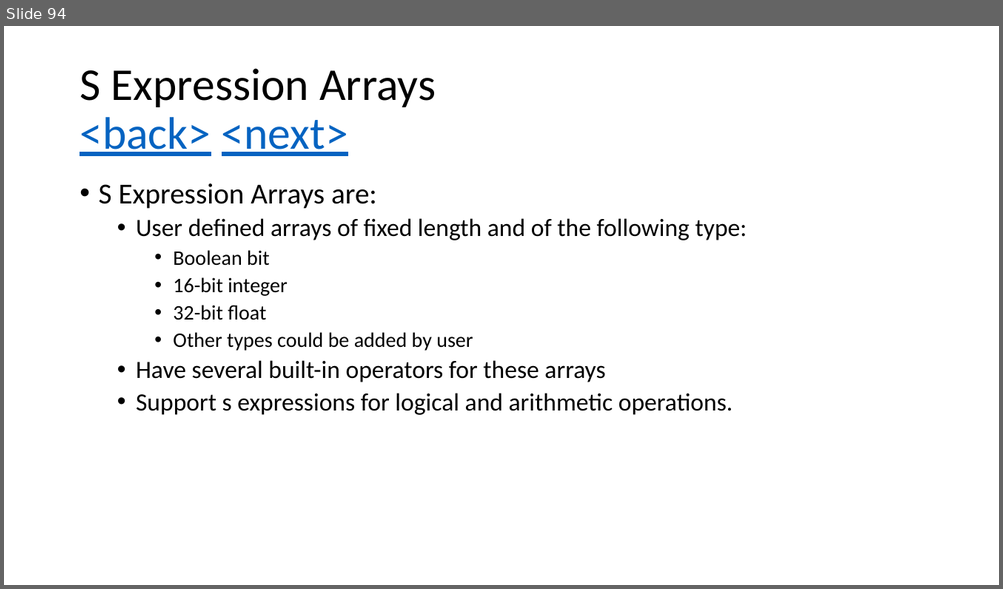
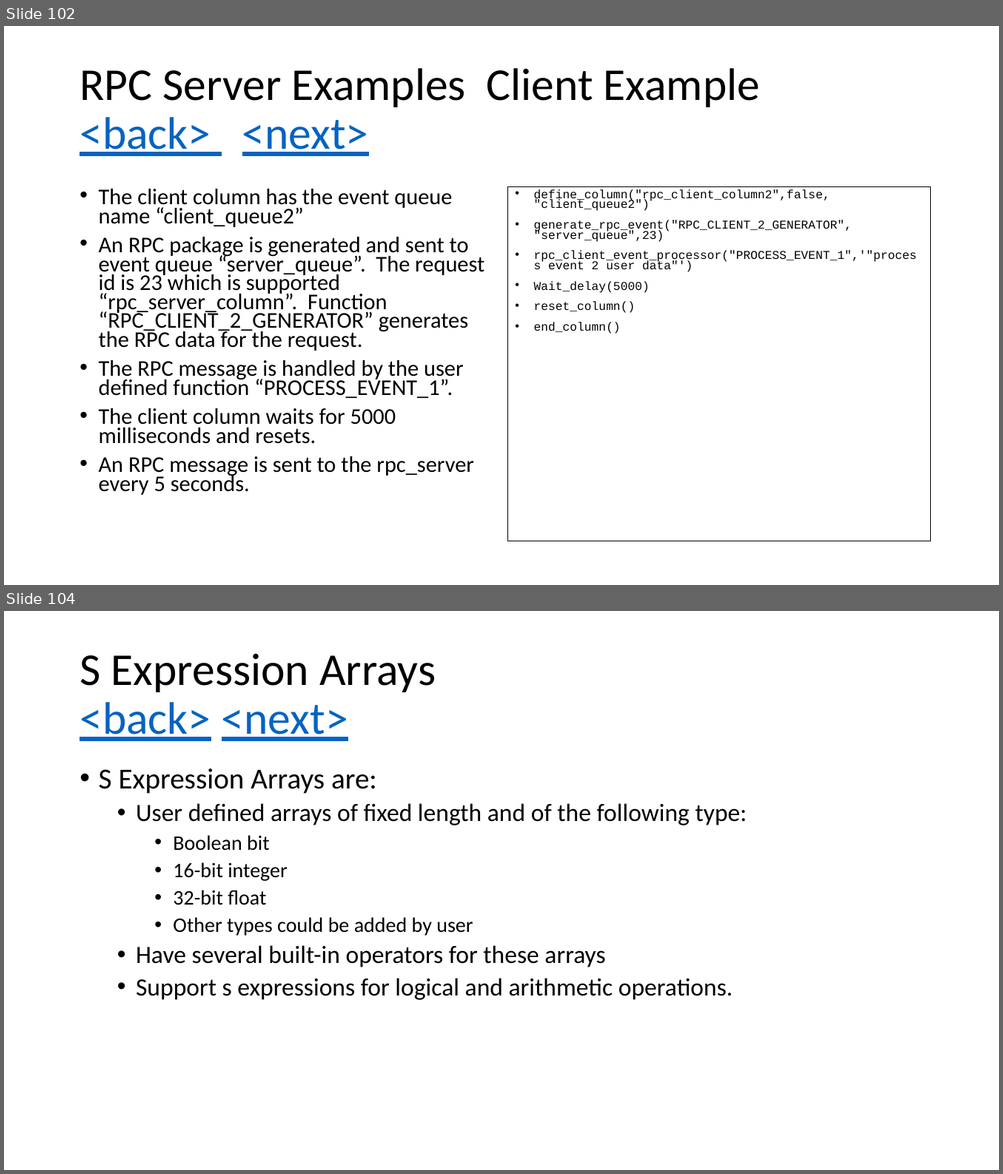
Before and after one commit to glenn-edgar/CFL, a slide deck: documentation/CFL_Documentation.pptx. Shown one above the other, each under a label of ours: slide 94 before the commit, slides 102 and 104 after it; the slides between them are not shown. The pictures are 1003x589 and 1003x1174 pixels, drawn with LibreOffice and Linux fonts; fonts in the diff are those of the drawing. Boxes give left, top, right and bottom in pixels: in the first picture for what was removed or moved away, otherwise in the second. Text is boxed around its words. In the diff, an @@ line names an element or a change of style, - is before the commit and + after.

```diff
--- a/documentation/CFL_Documentation.pptx
+++ b/documentation/CFL_Documentation.pptx
@@ slide 102 added at (x1=4, y1=26, x2=999, y2=585), background #FFFFFF @@
@@ title added at (x1=79, y1=68, x2=760, y2=156), 44 pt, text #000000 @@
+RPC Server Examples Client Example
+<back> <next>
@@ text added at (x1=99, y1=189, x2=484, y2=495), 21.7 pt, text #000000 @@
+• The client column has the event queue name “client_queue2”
+• An RPC package is generated and sent to event queue “server_queue”. The request id is 23 which is supported “rpc_server_column”. Function “RPC_CLIENT_2_GENERATOR” generates the RPC data for the request.
+• The RPC message is handled by the user defined function “PROCESS_EVENT_1”.
+• The client column waits for 5000 milliseconds and resets.
+• An RPC message is sent to the rpc_server every 5 seconds.
@@ text added at (x1=508, y1=187, x2=930, y2=542), outline #000000 0.75 pt, 11.6 pt, text #000000 @@
+• define_column("rpc_client_column2",false, "client_queue2")
+• generate_rpc_event("RPC_CLIENT_2_GENERATOR", "server_queue",23)
+• rpc_client_event_processor("PROCESS_EVENT_1",'"process event 2 user data"')
+• Wait_delay(5000)
+• reset_column()
+• end_column()
@@ what was slide 94 is now slide 104 @@
```
Also in this commit, not shown: 12 slides changed, 89 other slides added, 2 slides removed, 9 other files.
